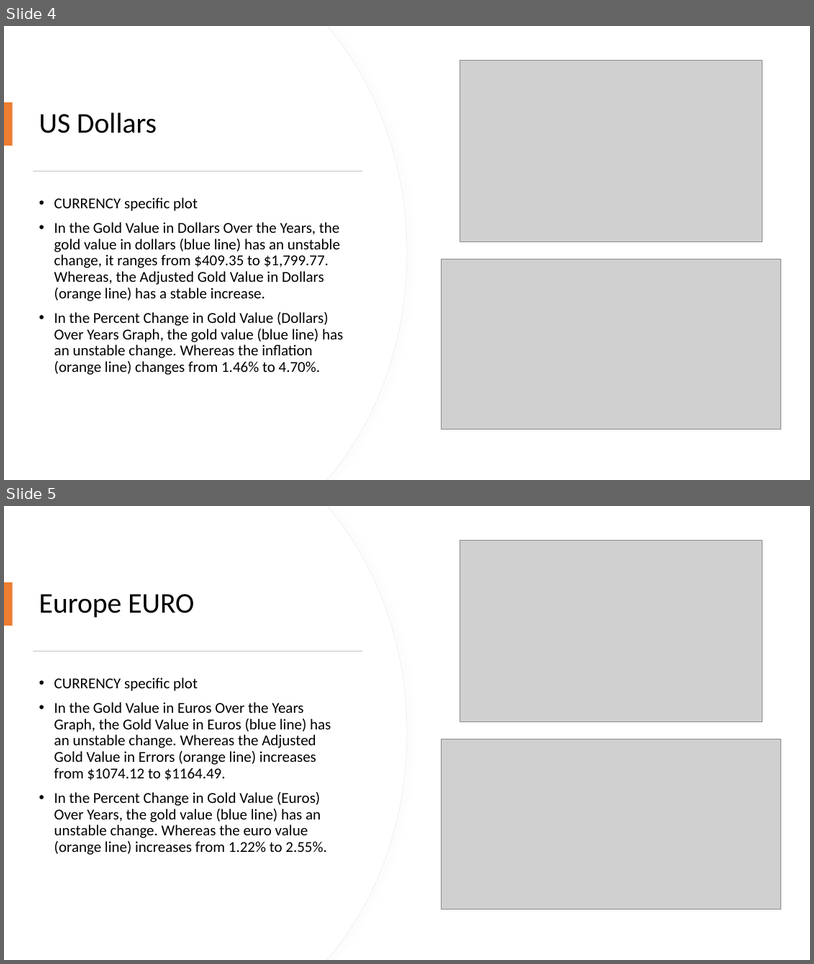
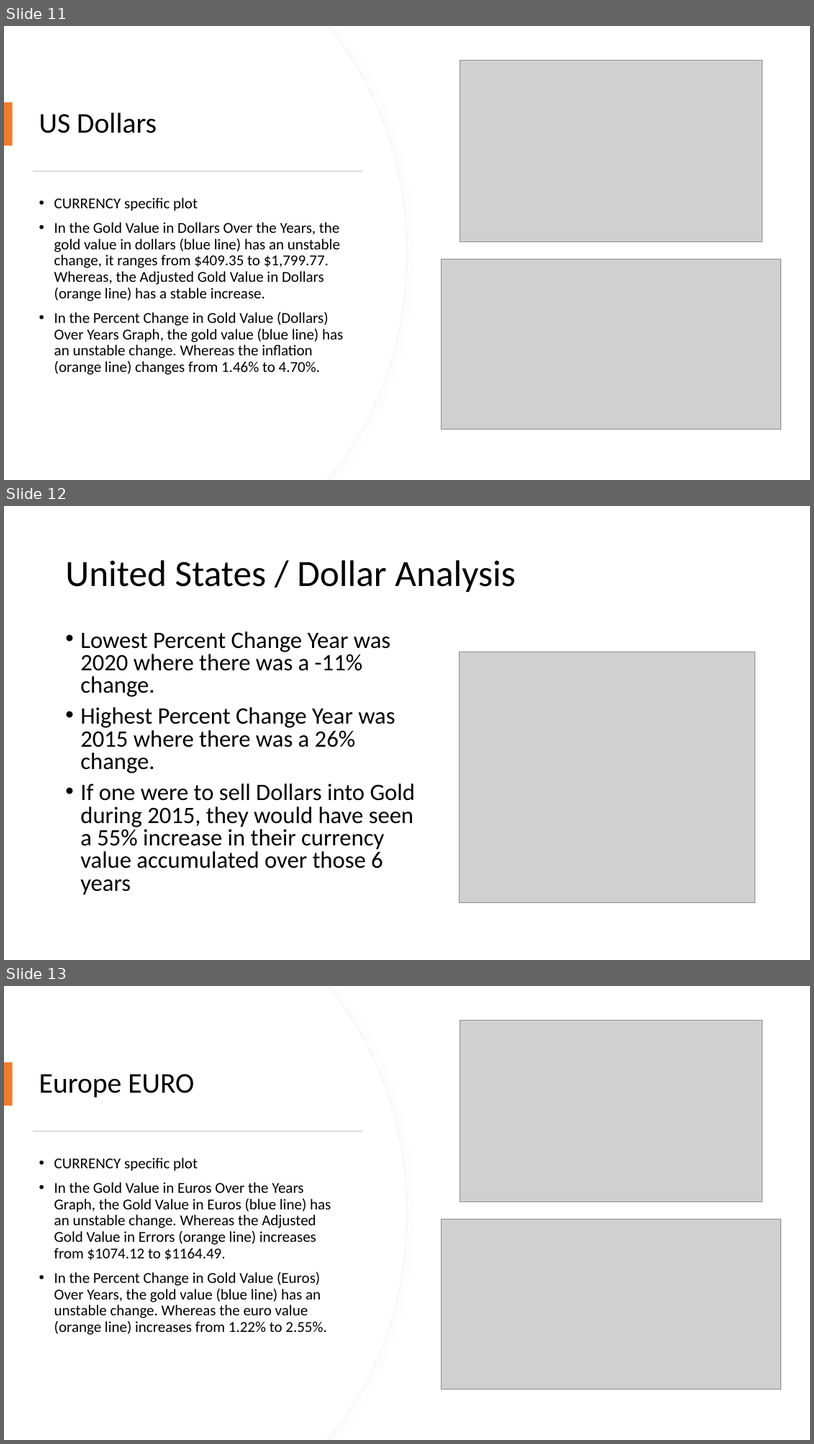
Before and after one commit to BrennanB572/Gold_Price_vs_Inflation, a slide deck: Slideshow with Flow Charts Group Project 1.pptx. Shown one above the other, each under a label of ours: slides 4 and 5 before the commit, slides 11, 12 and 13 after it. The pictures are 814x964 and 814x1444 pixels, drawn with LibreOffice and Linux fonts; fonts in the diff are those of the drawing; grey boxes stand for pictures. Boxes give left, top, right and bottom in pixels: in the first picture for what was removed or moved away, otherwise in the second. Text is boxed around its words. In the diff, an @@ line names an element or a change of style, - is before the commit and + after.

```diff
--- a/Slideshow with Flow Charts Group Project 1.pptx
+++ b/Slideshow with Flow Charts Group Project 1.pptx
@@ slide 12 added at [4, 506, 810, 960], background #FFFFFF @@
@@ title added at [65, 560, 516, 592], 44 pt, text #000000 @@
+United States / Dollar Analysis
@@ text added at [80, 631, 415, 895], 28 pt, text #000000 @@
+• Lowest Percent Change Year was 2020 where there was a -11% change.
+• Highest Percent Change Year was 2015 where there was a 26% change.
+• If one were to sell Dollars into Gold during 2015, they would have seen a 55% increase in their currency value accumulated over those 6 years
@@ picture added at [460, 651, 756, 902] @@
@@ what was slide 4 is now slide 11 @@
@@ what was slide 5 is now slide 13 @@
```
Also in this commit, not shown: 9 other slides added, 39 other files.
